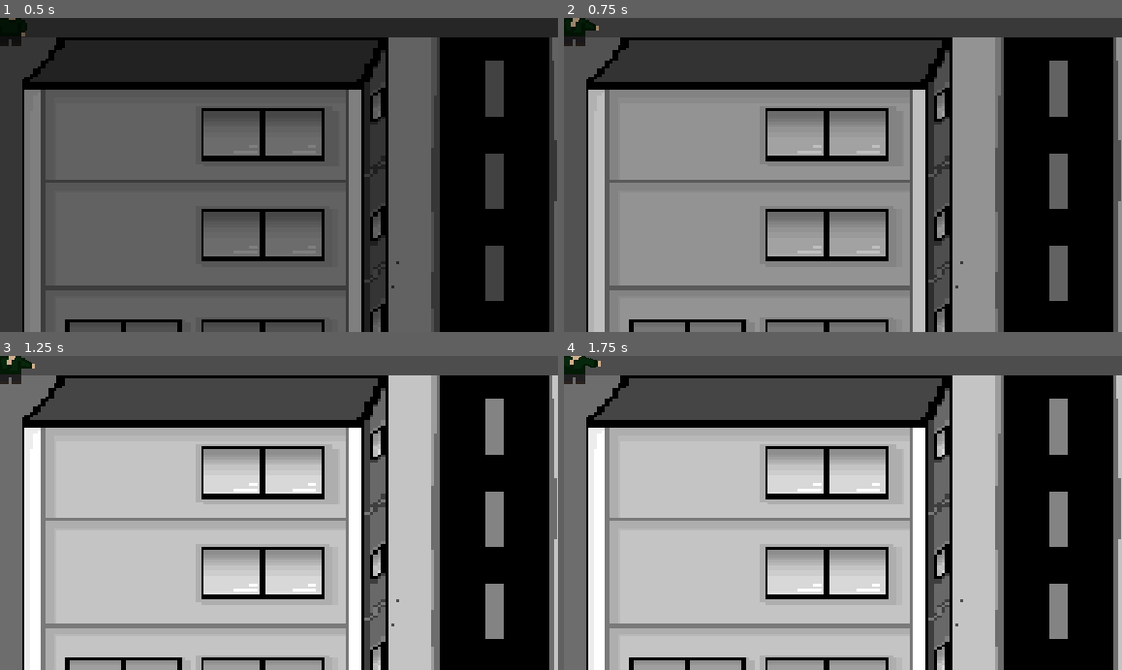
Above: before the commit, frames 1-4 (two rows, left to right).
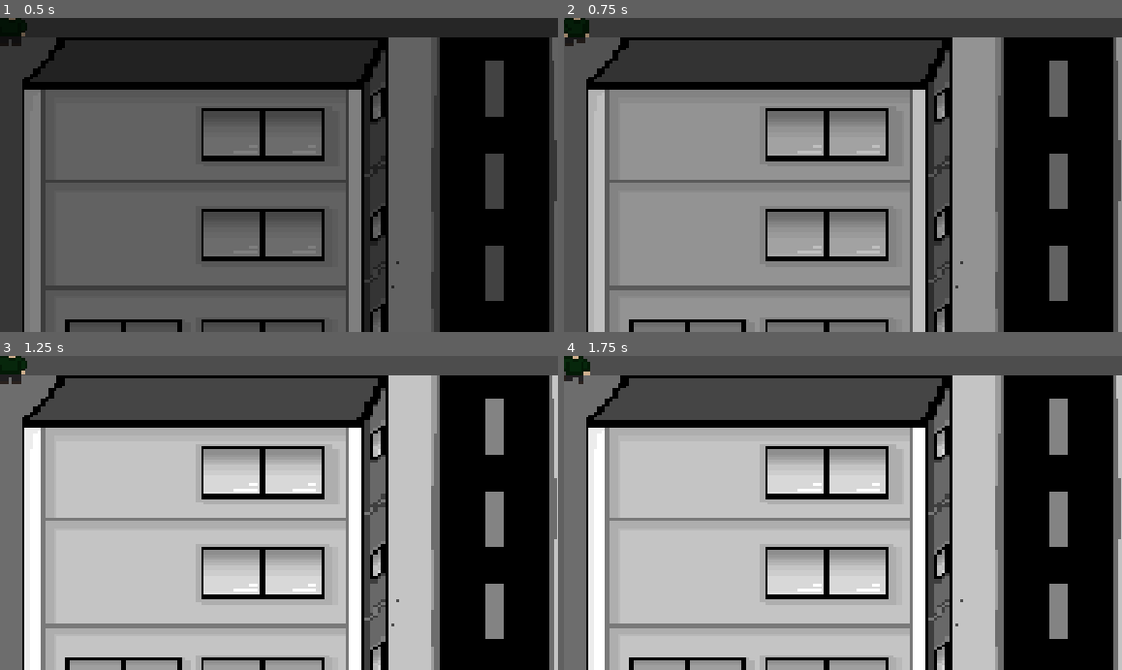
Above: after the commit, the same moments.

Repository: ycarocog/Game_Anxiety
Game: Godot game, scene res://Scenes/World/city.tscn
Two runs of this game, one before a commit and one after it. Both use one fixed random seed, a clock stepped at 60 frames per second and the inputs below. This scene is started directly instead of the project's main scene.
Inputs (mouse positions are in pixels of both pictures, inside the frame that each line leads up to):
- Up to frame 1 (0.5 s): no input
- Up to frame 2 (0.75 s): move the mouse to (965, 159) at 0.52 s; hold D (right) from 0.53 s (still down); tap Space (jump) at 0.6 s
- Up to frame 3 (1.25 s): keep holding D (right); tap Space (jump) at 0.77, 1.07 s
- Up to frame 4 (1.75 s): keep holding D (right); tap Enter at 1.25 s; move the mouse to (731, 528) at 1.27 s; click (731, 528) at 1.35 s; tap Space (jump) at 1.52, 1.55 s

Frame 1 is identical in both runs. In frame 2, 0.1% of the frame differs, in the area x 0-7%, y 0-9%; in frame 3, less than 0.1%; in frame 4, 0.2%.

Commit message:
Mudar ataque

Diff:
--- a/anxiety/Scenes/World/interface.tscn
+++ b/anxiety/Scenes/World/interface.tscn
@@ -6,6 +6,33 @@
 [ext_resource type="Texture2D" uid="uid://bu0r1qgp6re00" path="res://Assets/creditis_icon.png" id="3_wuk5w"]
 [ext_resource type="FontFile" uid="uid://clc18a58r616e" path="res://Assets/PressStart2P.ttf" id="5_cppw4"]
 [ext_resource type="FontFile" uid="uid://bjhylce72qhln" path="res://Assets/Daydream.ttf" id="6_66vhg"]
+
+[sub_resource type="Animation" id="Animation_onrln"]
+length = 0.001
+tracks/0/type = "value"
+tracks/0/imported = false
+tracks/0/enabled = true
+tracks/0/path = NodePath("Credits_scene/Color:color")
+tracks/0/interp = 1
+tracks/0/loop_wrap = true
+tracks/0/keys = {
+"times": PackedFloat32Array(0),
+"transitions": PackedFloat32Array(1),
+"update": 0,
+"values": [Color(0.0962047, 0.0962048, 0.0962047, 1)]
+}
+tracks/1/type = "value"
+tracks/1/imported = false
+tracks/1/enabled = true
+tracks/1/path = NodePath("Credits_scene/Label:position")
+tracks/1/interp = 1
+tracks/1/loop_wrap = true
+tracks/1/keys = {
+"times": PackedFloat32Array(0),
+"transitions": PackedFloat32Array(1),
+"update": 0,
+"values": [Vector2(0, 0)]
+}
 
 [sub_resource type="Animation" id="Animation_ftp84"]
 resource_name = "credits"
@@ -33,33 +60,6 @@
 "transitions": PackedFloat32Array(1, 1),
 "update": 0,
 "values": [Vector2(0, 330), Vector2(0, -700)]
-}
-
-[sub_resource type="Animation" id="Animation_onrln"]
-length = 0.001
-tracks/0/type = "value"
-tracks/0/imported = false
-tracks/0/enabled = true
-tracks/0/path = NodePath("Credits_scene/Color:color")
-tracks/0/interp = 1
-tracks/0/loop_wrap = true
-tracks/0/keys = {
-"times": PackedFloat32Array(0),
-"transitions": PackedFloat32Array(1),
-"update": 0,
-"values": [Color(0.0962047, 0.0962048, 0.0962047, 1)]
-}
-tracks/1/type = "value"
-tracks/1/imported = false
-tracks/1/enabled = true
-tracks/1/path = NodePath("Credits_scene/Label:position")
-tracks/1/interp = 1
-tracks/1/loop_wrap = true
-tracks/1/keys = {
-"times": PackedFloat32Array(0),
-"transitions": PackedFloat32Array(1),
-"update": 0,
-"values": [Vector2(0, 0)]
 }
 
 [sub_resource type="AnimationLibrary" id="AnimationLibrary_3378a"]
--- a/anxiety/Script/Autoload/main.gd
+++ b/anxiety/Script/Autoload/main.gd
@@ -4,6 +4,7 @@
 
 signal ChangeScene
 
+var can_attack:bool = false
 var final_scene:bool = false
 var position_player_td:Vector2 = Vector2()
 var can_change_scene:bool = false
--- a/anxiety/Script/player_td.gd
+++ b/anxiety/Script/player_td.gd
@@ -25,7 +25,7 @@
 	move_and_slide()
 
 func attack():
-	if Input.is_action_just_pressed("jump") and !can_attack:
+	if Input.is_action_just_pressed("jump") and Main.can_attack:
 		can_attack = true
 
 func animate() -> void:
